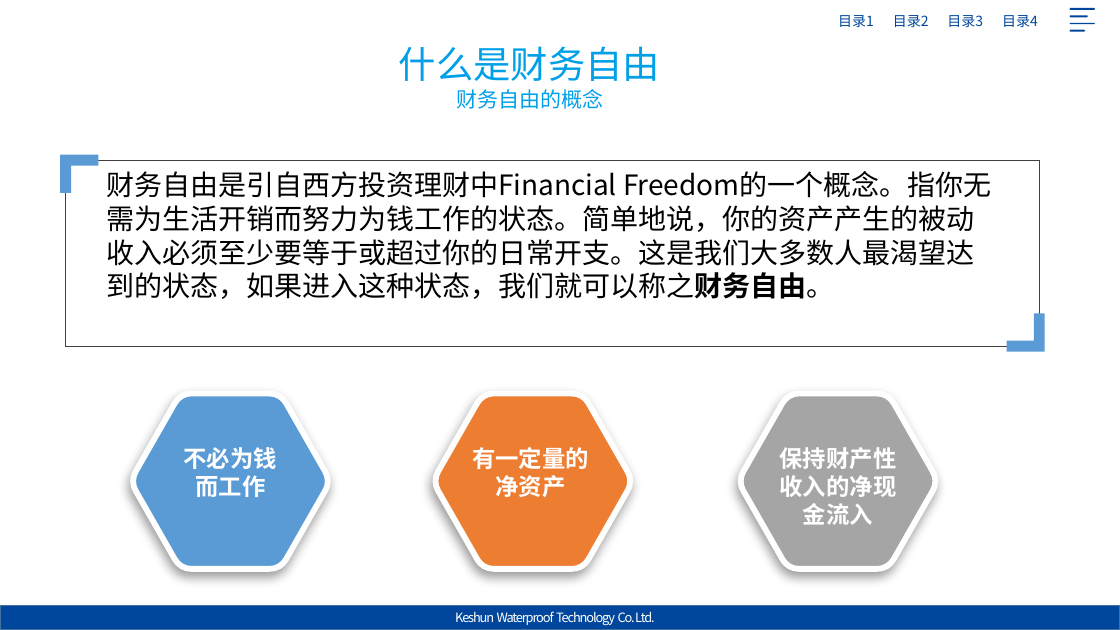
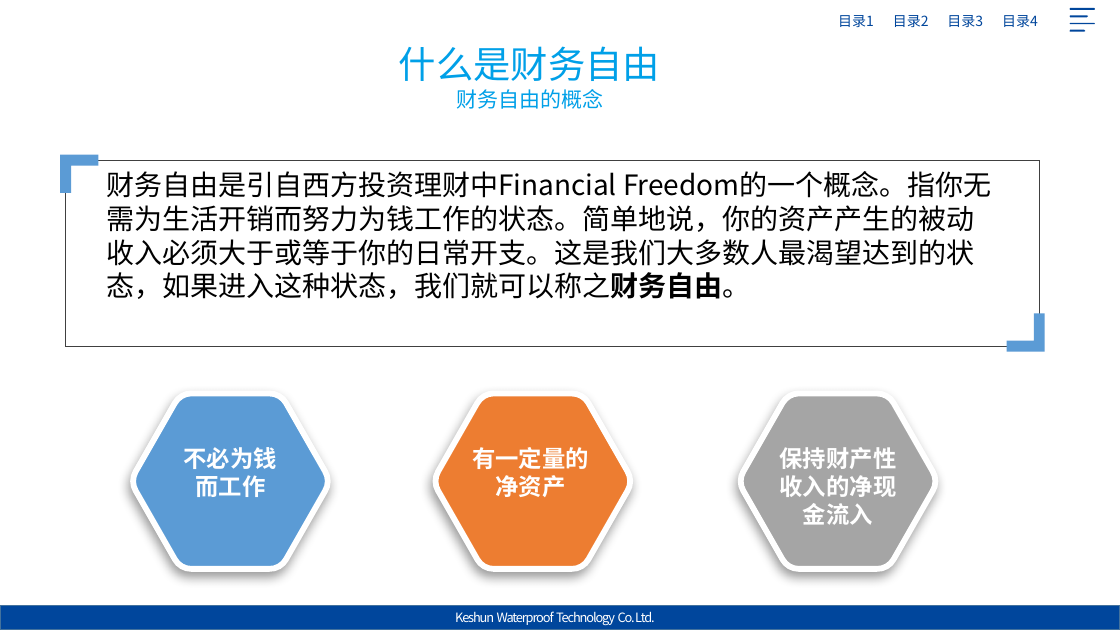
Before and after one commit to Jack-liangqihua/ABAP_CODER, a slide deck: slide 5 of 专题研究/晨会主题/201904财务自由.pptx. Drawn at 1120x630 pixels with LibreOffice and Linux fonts; fonts in the diff are those of the drawing; background and template pictures are left out. Boxes give left, top, right and bottom in pixels: in the first picture for what was removed or moved away, otherwise in the second. Text is boxed around its words. In the diff, an @@ line names an element or a change of style, - is before the commit and + after.

```diff
--- a/专题研究/晨会主题/201904财务自由.pptx
+++ b/专题研究/晨会主题/201904财务自由.pptx
@@ text at [106,171,992,299]: text changed @@
-财务自由是引自西方投资理财中Financial Freedom的一个概念。指你无需为生活开销而努力为钱工作的状态。简单地说，你的资产产生的被动收入必须至少要等于或超过你的日常开支。这是我们大多数人最渴望达到的状态，如果进入这种状态，我们就可以称之财务自由。
+财务自由是引自西方投资理财中Financial Freedom的一个概念。指你无需为生活开销而努力为钱工作的状态。简单地说，你的资产产生的被动收入必须大于或等于你的日常开支。这是我们大多数人最渴望达到的状态，如果进入这种状态，我们就可以称之财务自由。
```
Also in this commit, not shown: 4 other slides changed.
